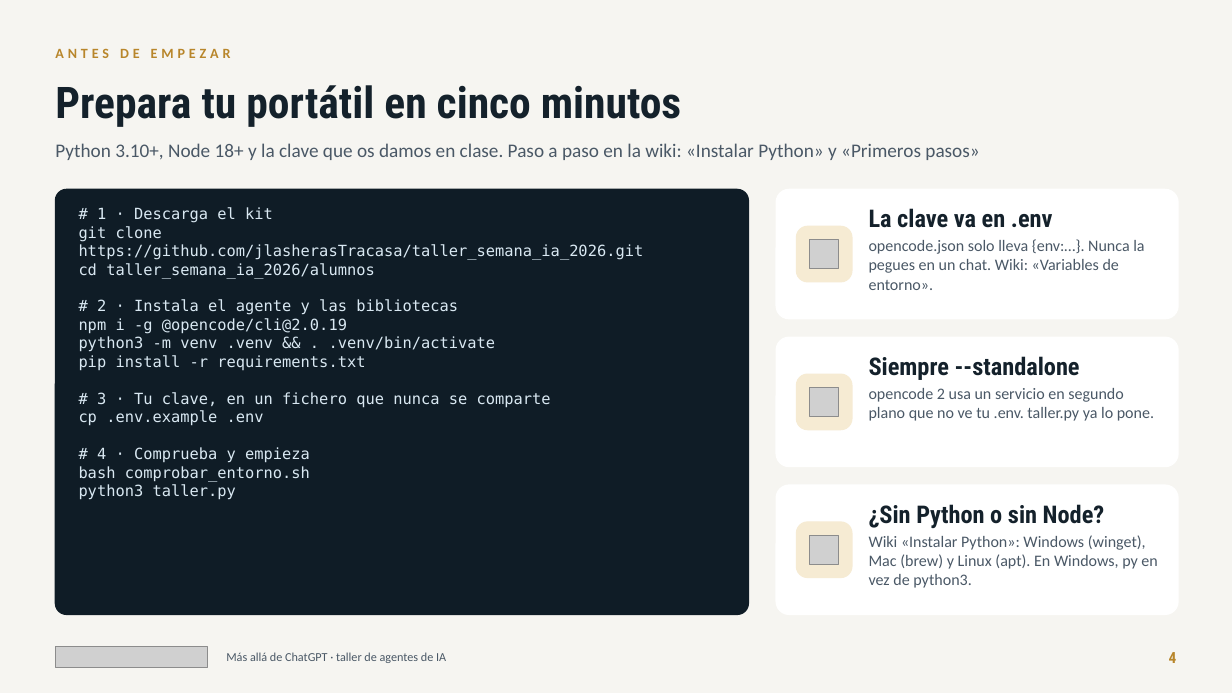
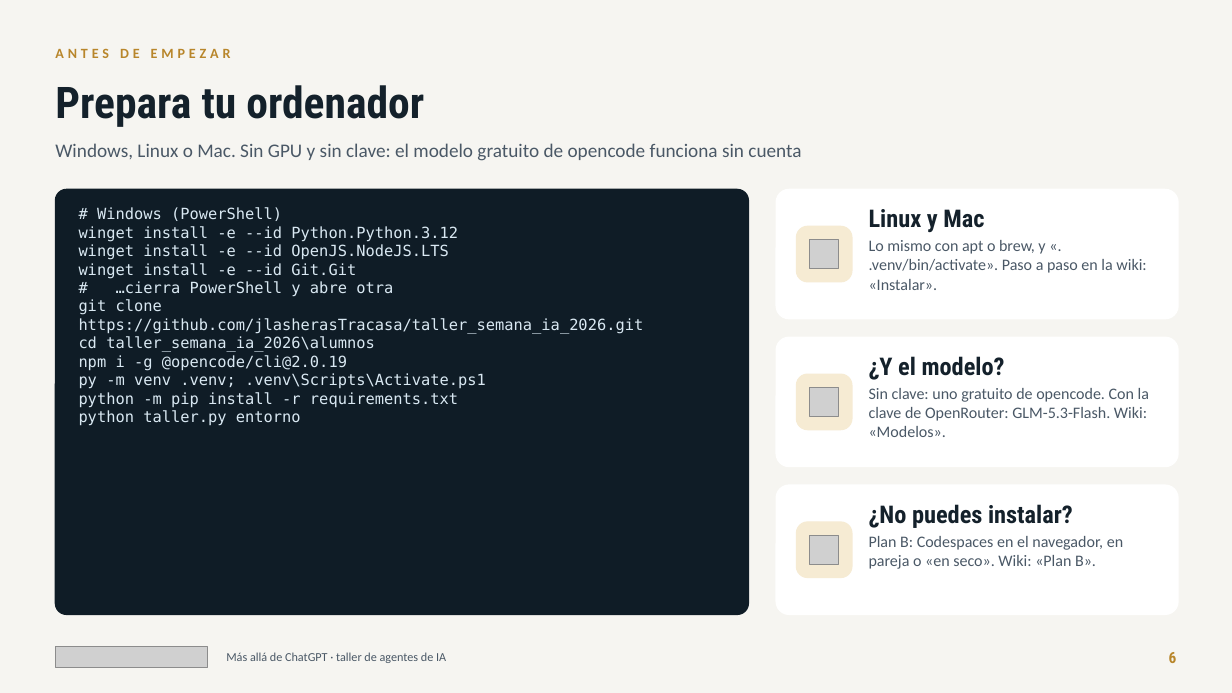
Before and after one commit to jlasherasTracasa/taller_semana_ia_2026, a slide deck: slide 6 of presentacion/taller-agentes-ia.pptx (slide 4 before the commit). Drawn at 1232x693 pixels with LibreOffice and Linux fonts; fonts in the diff are those of the drawing; grey boxes stand for pictures. Boxes give left, top, right and bottom in pixels: in the first picture for what was removed or moved away, otherwise in the second. Text is boxed around its words. In the diff, an @@ line names an element or a change of style, - is before the commit and + after.

Commit message:
Presentación: historia y teoría, una diapositiva por pieza con su ejercicio, demos y plan del día
- Nuevo bloque «Cómo hemos llegado aquí»: dos líneas de tiempo (1950-2016 y 2017-2026) y teoría en lenguaje llano
  (qué es un modelo de lenguaje, cómo aprende, el contexto).
- Una diapositiva por pieza con su ejercicio y un sello DEMO EN DIRECTO o PRÁCTICA: ReAct, tools, AGENTS.md,
  comandos, skills, MCP, subagentes y permisos.
- Al principio: demos y prácticas, el plan de hoy (qué demo va en cada momento), preparar el ordenador en Windows,
  modo interactivo y plan B.
- «Lo que aprendimos» reescrito en sencillo (qué pasó, por qué, qué hacemos ahora) y un caso nuevo: mismo encargo,
  distinto resultado.
- EJ 07: el encargo dice qué hacer con un correo legítimo que trae instrucciones ocultas (3 de 3 con GLM).
- taller.py lanzar cambia a otro modelo gratuito si el actual llega a su límite de uso.

```diff
--- a/presentacion/taller-agentes-ia.pptx
+++ b/presentacion/taller-agentes-ia.pptx
@@ text at (55, 85, 424, 127): text changed @@
-Prepara tu portátil en cinco minutos
+Prepara tu ordenador
@@ text at (55, 143, 801, 161): text changed @@
-Python 3.10+, Node 18+ y la clave que os damos en clase. Paso a paso en la wiki: «Instalar Python» y «Primeros pasos»
+Windows, Linux o Mac. Sin GPU y sin clave: el modelo gratuito de opencode funciona sin cuenta
@@ text at (79, 207, 458, 296): text changed @@
-# 1 · Descarga el kit
+# Windows (PowerShell)
+winget install -e --id Python.Python.3.12
+winget install -e --id OpenJS.NodeJS.LTS
+winget install -e --id Git.Git
+# …cierra PowerShell y abre otra
@@ text at (869, 209, 984, 232): text changed @@
-La clave va en .env
+Linux y Mac
@@ text at (869, 240, 1146, 290): text changed @@
-opencode.json solo lleva {env:…}. Nunca la pegues en un chat. Wiki: «Variables de entorno».
+Lo mismo con apt o brew, y «. .venv/bin/activate». Paso a paso en la wiki: «Instalar».
@@ text at (79, 336, 375, 352): text changed @@
-cd taller_semana_ia_2026/alumnos
-# 2 · Instala el agente y las bibliotecas
+cd taller_semana_ia_2026\alumnos
@@ text at (869, 356, 1005, 380): text changed @@
-Siempre --standalone
+¿Y el modelo?
@@ text at (79, 373, 486, 426): text changed @@
-python3 -m venv .venv && . .venv/bin/activate
-pip install -r requirements.txt
-# 3 · Tu clave, en un fichero que nunca se comparte
-cp .env.example .env
-# 4 · Comprueba y empieza
-bash comprobar_entorno.sh
-python3 taller.py
+py -m venv .venv; .venv\Scripts\Activate.ps1
+python -m pip install -r requirements.txt
+python taller.py entorno
@@ text at (869, 388, 1149, 437): text changed @@
-opencode 2 usa un servicio en segundo plano que no ve tu .env. taller.py ya lo pone.
+Sin clave: uno gratuito de opencode. Con la clave de OpenRouter: GLM-5.3-Flash. Wiki: «Modelos».
@@ text at (869, 504, 1073, 528): text changed @@
-¿Sin Python o sin Node?
+¿No puedes instalar?
@@ text at (869, 536, 1123, 569): text changed @@
-Wiki «Instalar Python»: Windows (winget), Mac (brew) y Linux (apt). En Windows, py en vez de python3.
+Plan B: Codespaces en el navegador, en pareja o «en seco». Wiki: «Plan B».
@@ text at (1169, 652, 1177, 663): text changed @@
-4
+6
```
Also in this commit, not shown: 28 other slides changed, 19 slides added, 3 slides removed, 6 other files.
